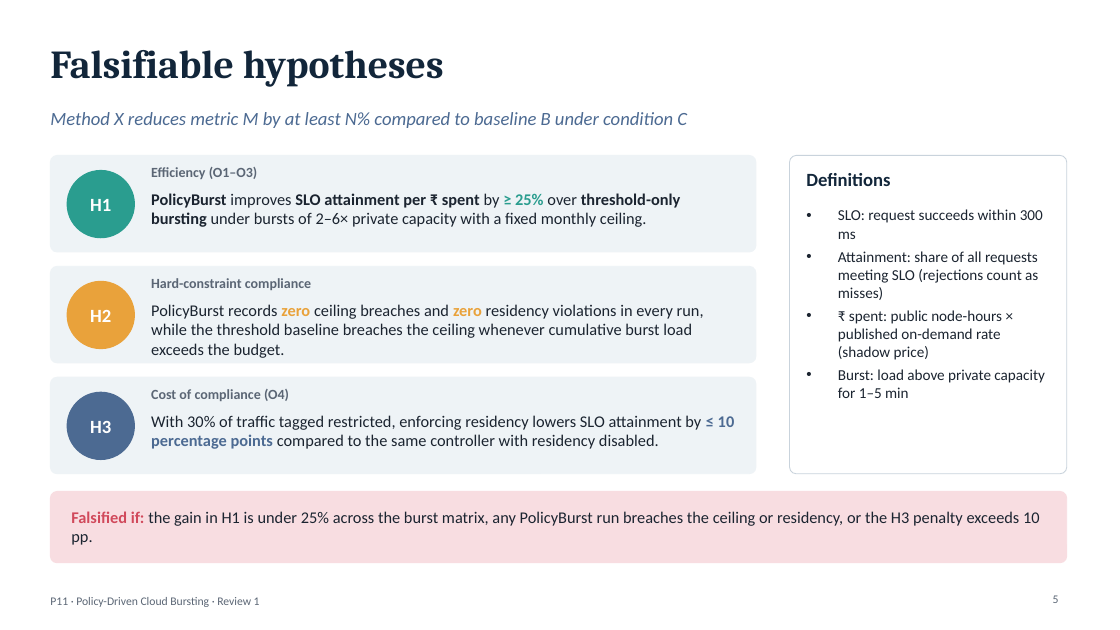
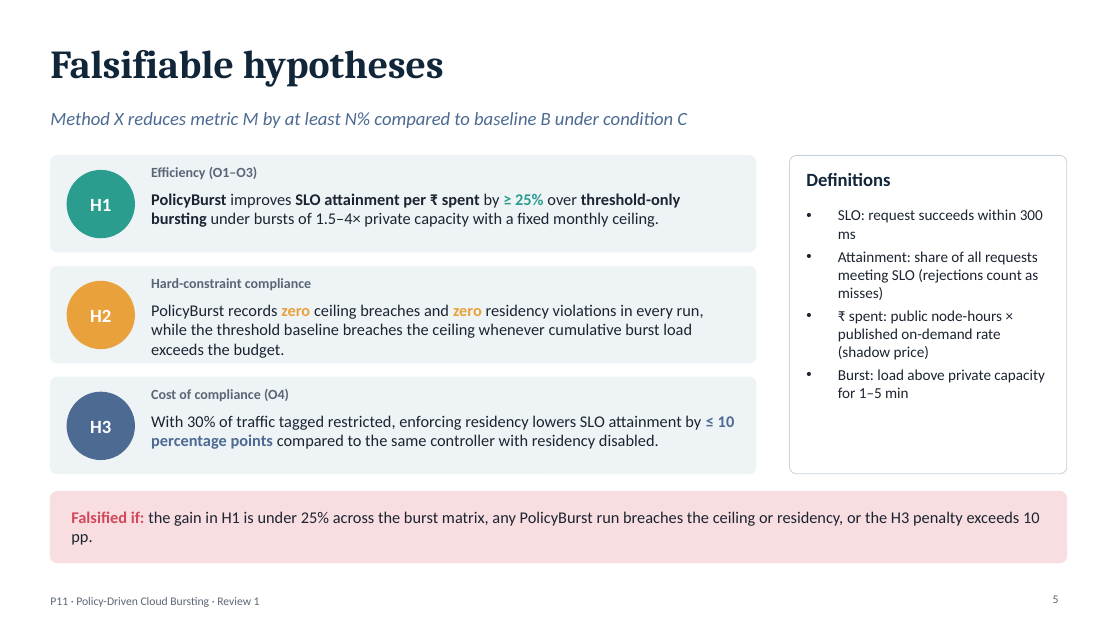
Before and after one commit to AviatorRoyal/cloud-burst, a slide deck: slide 5 of P11_Review1_Problem_Formulation_and_Baseline.pptx. Drawn at 1120x630 pixels with LibreOffice and Linux fonts; fonts in the diff are those of the drawing. Boxes give left, top, right and bottom in pixels: in the first picture for what was removed or moved away, otherwise in the second. Text is boxed around its words. In the diff, an @@ line names an element or a change of style, - is before the commit and + after.

Commit message:
Final decks for all three reviews and the research paper
- Review 1 and 2 rebuilt from measured testbed and simulation data
  (no placeholders); previous-review wording removed from Review 2
- Review 3 (final) deck
- Research paper (21 pages, .docx and .pdf) generated from the results

```diff
--- a/P11_Review1_Problem_Formulation_and_Baseline.pptx
+++ b/P11_Review1_Problem_Formulation_and_Baseline.pptx
@@ text at (x1=151, y1=193, x2=681, y2=227): text changed @@
-PolicyBurst improves SLO attainment per ₹ spent by ≥ 25% over threshold-only bursting under bursts of 2–6× private capacity with a fixed monthly ceiling.
+PolicyBurst improves SLO attainment per ₹ spent by ≥ 25% over threshold-only bursting under bursts of 1.5–4× private capacity with a fixed monthly ceiling.
```
Also in this commit, not shown: 3 other slides changed, 1 slide added, 1 slide removed, 5 other files.
